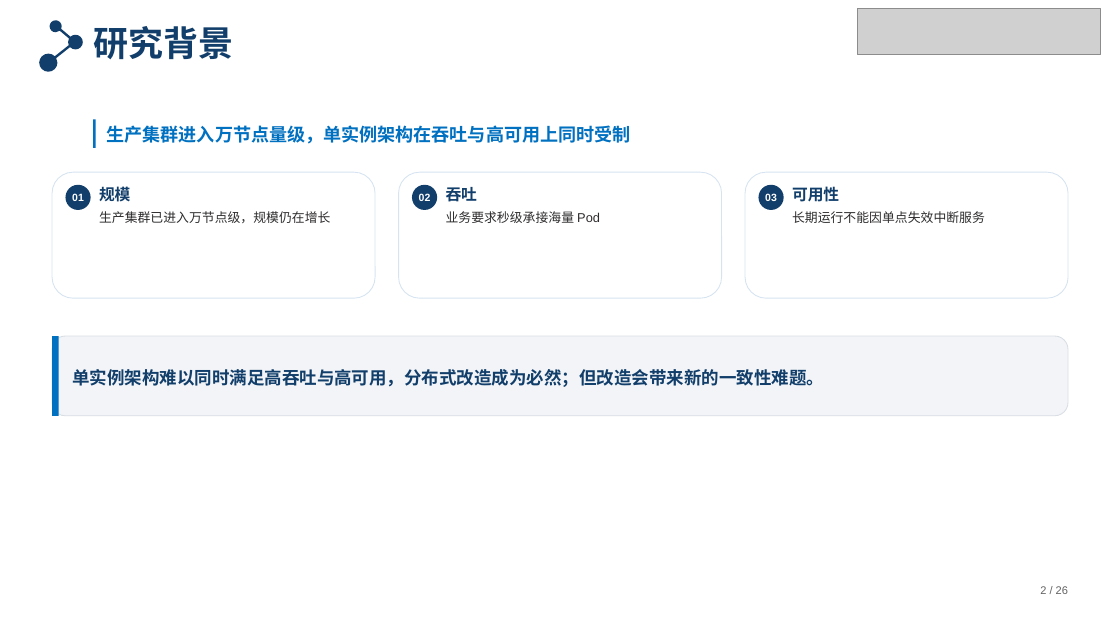
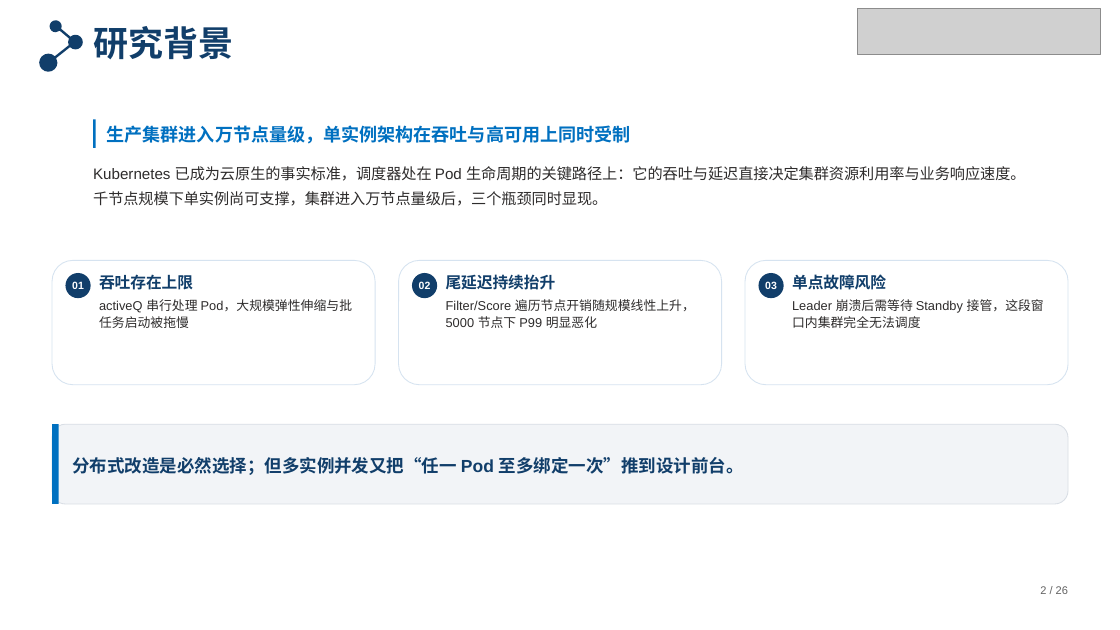
Before and after one commit to tengfei86/godel-scheduler, a slide deck: slide 2 of docs/thesis/defense/答辩PPT-北航模板版.pptx. Drawn at 1120x630 pixels with LibreOffice and Linux fonts; fonts in the diff are those of the drawing; grey boxes stand for pictures. Boxes give left, top, right and bottom in pixels: in the first picture for what was removed or moved away, otherwise in the second. Text is boxed around its words. In the diff, an @@ line names an element or a change of style, - is before the commit and + after.

```diff
--- a/docs/thesis/defense/答辩PPT-北航模板版.pptx
+++ b/docs/thesis/defense/答辩PPT-北航模板版.pptx
@@ text added at box(93, 166, 1026, 206), 13 pt, text #2E2C2C @@
+Kubernetes 已成为云原生的事实标准，调度器处在 Pod 生命周期的关键路径上：它的吞吐与延迟直接决定集群资源利用率与业务响应速度。千节点规模下单实例尚可支撑，集群进入万节点量级后，三个瓶颈同时显现。
@@ text removed at box(99, 184, 330, 223) @@
-规模
-生产集群已进入万节点级，规模仍在增长
@@ text removed at box(446, 187, 600, 223) @@
-吞吐
-业务要求秒级承接海量 Pod
@@ text removed at box(792, 186, 985, 223) @@
-可用性
-长期运行不能因单点失效中断服务
@@ text added at box(99, 274, 352, 328), 11 pt, text #2E2C2C @@
+吞吐存在上限
+activeQ 串行处理 Pod，大规模弹性伸缩与批任务启动被拖慢
@@ text added at box(446, 274, 695, 328), 11 pt, text #2E2C2C @@
+尾延迟持续抬升
+Filter/Score 遍历节点开销随规模线性上升，5000 节点下 P99 明显恶化
@@ text added at box(792, 274, 1044, 328), 11 pt, text #2E2C2C @@
+单点故障风险
+Leader 崩溃后需等待 Standby 接管，这段窗口内集群完全无法调度
@@ text removed at box(72, 369, 824, 387) @@
-单实例架构难以同时满足高吞吐与高可用，分布式改造成为必然；但改造会带来新的一致性难题。
@@ 4 rounded rectangles, 3 ellipses, 1 rectangle: place and size @@
-4 rounded rectangles, 3 ellipses, 1 rectangle at box(52, 172, 1068, 416)
+4 rounded rectangles, 3 ellipses, 1 rectangle at box(52, 260, 1068, 504)
@@ text added at box(72, 457, 744, 475), 15 pt, text #113E6A, bold @@
+分布式改造是必然选择；但多实例并发又把“任一 Pod 至多绑定一次”推到设计前台。
```
Also in this commit, not shown: 2 other files.
